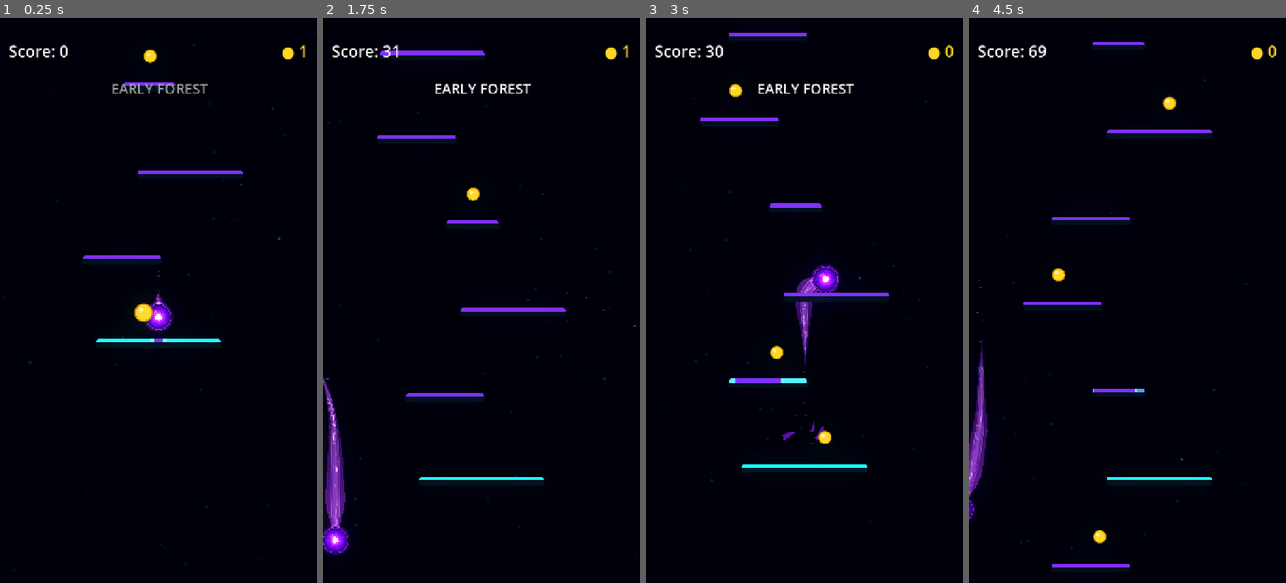
Above: before the commit, frames 1-4 (left to right).
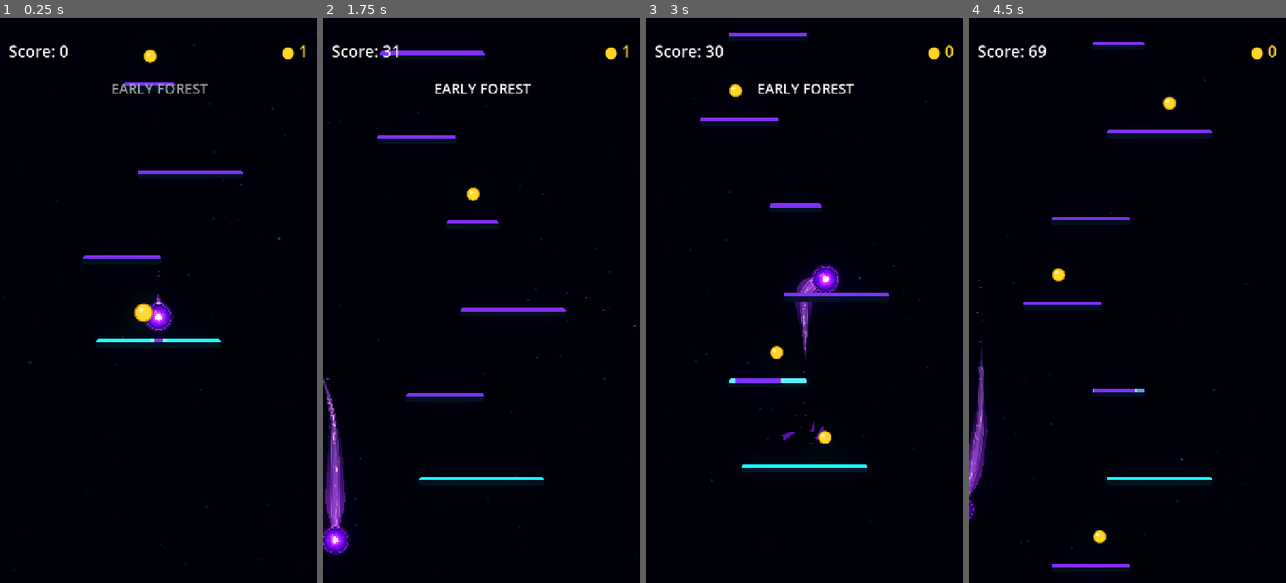
Above: after the commit, the same moments.

Repository: Kryodo/TowerJump
Game: Godot game, scene res://scenes/main.tscn
The game is run twice, just before and just after one commit, with the same random seed, the same clock (stepped at 60 frames per second) and the same inputs.
Inputs (mouse positions are in pixels of both pictures, inside the frame that each line leads up to):
- Up to frame 1 (0.25 s): no input
- Up to frame 2 (1.75 s): move the mouse to (551, 272) at 0.52 s; hold Right (ui_right) 0.53-1.25 s; click (551, 272) at 0.67 s; drag from (418, 328) to (471, 193) at 1.27 s
- Up to frame 3 (3 s): click "Nochmal spielen" at 2 s; move the mouse to (836, 176) at 2.77 s; hold Right (ui_right) from 2.78 s (still down)
- Up to frame 4 (4.5 s): release Right (ui_right) at 3.5 s; drag from (1111, 413) to (1057, 215) at 3.52 s; move the mouse to (1222, 385) at 4.27 s; hold Left (ui_left) from 4.28 s (still down)

The runs differ from the first frame. In frame 1, less than 0.1% of the frame differs, in the area x 47-53%, y 48-51%; in frame 2, 0.2%; in frame 3, 0.1%; in frame 4, 0.3%, in the area x 0-6%, y 56-75%.

Commit message:
Build translucent comet body from stable triangles

Diff:
--- a/scenes/ball.tscn
+++ b/scenes/ball.tscn
@@ -186,7 +186,7 @@
 script = ExtResource("2_4dx81")
 visual_palette = 1
 
-[node name="UnifiedCometShape" type="Polygon2D" parent="TrailVisual" unique_id=1770062203]
+[node name="UnifiedCometShape" type="MeshInstance2D" parent="TrailVisual" unique_id=1770062203]
 material = SubResource("ShaderMaterial_unified_comet")
 z_index = -1
 
--- a/scripts/ball_trail.gd
+++ b/scripts/ball_trail.gd
@@ -26,7 +26,7 @@
 
 @onready var _energy_line: Line2D = $EnergyLine
 @onready var _trail_aura: Line2D = $TrailAura
-@onready var _unified_shape: Polygon2D = get_node_or_null("UnifiedCometShape") as Polygon2D
+@onready var _unified_shape: MeshInstance2D = get_node_or_null("UnifiedCometShape") as MeshInstance2D
 @onready var _unified_contour: Line2D = get_node_or_null("UnifiedCometContour") as Line2D
 @onready var _ball_visual: Sprite2D = get_parent().get_node("Visual") as Sprite2D
 @onready var _rim_aura: Sprite2D = get_parent().get_node_or_null("RimAura") as Sprite2D
@@ -64,6 +64,8 @@
 	z_index = -1
 	_previous_ball_position = global_position
 	_ball_surface_radius = _measure_ball_surface_radius()
+	if _unified_shape != null:
+		_unified_shape.mesh = ArrayMesh.new()
 
 	for node_name in [
 		"TrailParticles",
@@ -303,9 +305,7 @@
 		_latest_trail_total_distance = 0.0
 		_energy_line.clear_points()
 		_trail_aura.clear_points()
-		if _unified_shape != null:
-			_unified_shape.polygon = PackedVector2Array()
-			_unified_shape.uv = PackedVector2Array()
+		_clear_unified_comet_mesh()
 		if _unified_contour != null:
 			_unified_contour.clear_points()
 		return
@@ -367,9 +367,9 @@
 	if _unified_shape == null or _points.size() < 2:
 		return
 
-	# Use the same animated trail history, but keep the true ball-centre sample
-	# so the shared silhouette continues underneath the orb rather than starting
-	# at a separately offset trail point.
+	# Keep the live ribbon geometry, but build it as explicit triangles rather
+	# than asking Polygon2D to re-triangulate a moving, potentially self-crossing
+	# concave polygon every frame.
 	var path: Array[Vector2] = []
 	for i in range(_points.size()):
 		path.append(_get_animated_trail_point(i, false))
@@ -381,8 +381,7 @@
 		cumulative_distances.append(total_distance)
 
 	if total_distance < 0.01:
-		_unified_shape.polygon = PackedVector2Array()
-		_unified_shape.uv = PackedVector2Array()
+		_clear_unified_comet_mesh()
 		if _unified_contour != null:
 			_unified_contour.clear_points()
 		return
@@ -412,9 +411,6 @@
 		var width_factor: float = 1.0
 		if _trail_aura.width_curve != null:
 			width_factor = _trail_aura.width_curve.sample_baked(progress)
-		# Keep the real trail width at the root. The contour will be clipped to
-		# the ball's rim at the exact edge intersections below, not widened to
-		# the ball radius at its left and right sides.
 		var line_half_width: float = _trail_aura.width * width_factor * 0.5
 		half_widths.append(line_half_width)
 
@@ -431,13 +427,15 @@
 	_latest_trail_half_widths = half_widths.duplicate()
 	_latest_trail_total_distance = total_distance
 
-	var polygon_points := PackedVector2Array()
-	var polygon_uvs := PackedVector2Array()
+	var mesh_vertices: Array[Vector2] = []
+	var mesh_uvs: Array[Vector2] = []
 	var root_direction: Vector2 = tangents[0]
 	var root_normal: Vector2 = normals[0]
-
-	# The living comet body always remains one uninterrupted ribbon. Landing
-	# fragments are built separately from narrow strips of the outer aura only.
+	var head_arc_points: Array[Vector2] = []
+	var head_arc_uvs: Array[Vector2] = []
+
+	# Triangulate the half-disc explicitly. Its curved boundary stays tucked
+	# beneath the orb, and its open diameter feeds into the trail strip below.
 	for arc_index in range(UNIFIED_HEAD_ARC_SEGMENTS + 1):
 		var arc_t: float = float(arc_index) / float(UNIFIED_HEAD_ARC_SEGMENTS)
 		var angle: float = PI * 0.5 + PI * arc_t
@@ -446,29 +444,61 @@
 			+ root_direction * _ball_surface_radius * cos(angle)
 			+ root_normal * _ball_surface_radius * sin(angle)
 		)
-		polygon_points.append(_unified_shape.to_local(world_point))
-		polygon_uvs.append(Vector2(0.0, arc_t))
-
-	for i in range(1, path.size() - 1):
-		var right_point: Vector2 = path[i] - normals[i] * half_widths[i]
-		polygon_points.append(_unified_shape.to_local(right_point))
-		polygon_uvs.append(Vector2(cumulative_distances[i] / total_distance, 1.0))
-
-	polygon_points.append(_unified_shape.to_local(path[path.size() - 1]))
-	polygon_uvs.append(Vector2(1.0, 0.5))
-
-	for i in range(path.size() - 2, 0, -1):
-		var left_point: Vector2 = path[i] + normals[i] * half_widths[i]
-		polygon_points.append(_unified_shape.to_local(left_point))
-		polygon_uvs.append(Vector2(cumulative_distances[i] / total_distance, 0.0))
-
-
-	_unified_shape.polygon = polygon_points
-	_unified_shape.uv = polygon_uvs
-
-	# Draw only the part of each flank that is outside the orb. Both ends begin
-	# at true circle intersections on the bright rim ridge, not at the ball's
-	# left/right equator and not under the ball sprite.
+		head_arc_points.append(world_point)
+		head_arc_uvs.append(Vector2(0.0, arc_t))
+
+	var center_uv := Vector2(0.0, 0.5)
+	for arc_index in range(UNIFIED_HEAD_ARC_SEGMENTS):
+		_append_comet_mesh_triangle(
+			mesh_vertices, mesh_uvs,
+			path[0], head_arc_points[arc_index], head_arc_points[arc_index + 1],
+			center_uv, head_arc_uvs[arc_index], head_arc_uvs[arc_index + 1]
+		)
+
+	# Build each ribbon section from two triangles. Unlike one concave polygon,
+	# every primitive has a fixed topology, so moving vertices cannot alter
+	# Polygon2D's triangulation across frames.
+	var previous_left: Vector2 = head_arc_points[0]
+	var previous_right: Vector2 = head_arc_points[head_arc_points.size() - 1]
+	var previous_progress: float = 0.0
+	for i in range(1, path.size()):
+		var progress: float = cumulative_distances[i] / total_distance
+		var current_left: Vector2 = path[i] + normals[i] * half_widths[i]
+		var current_right: Vector2 = path[i] - normals[i] * half_widths[i]
+		var previous_left_uv := Vector2(previous_progress, 0.0)
+		var previous_right_uv := Vector2(previous_progress, 1.0)
+		var current_left_uv := Vector2(progress, 0.0)
+		var current_right_uv := Vector2(progress, 1.0)
+
+		_append_comet_mesh_triangle(
+			mesh_vertices, mesh_uvs,
+			previous_left, previous_right, current_right,
+			previous_left_uv, previous_right_uv, current_right_uv
+		)
+		_append_comet_mesh_triangle(
+			mesh_vertices, mesh_uvs,
+			previous_left, current_right, current_left,
+			previous_left_uv, current_right_uv, current_left_uv
+		)
+
+		previous_left = current_left
+		previous_right = current_right
+		previous_progress = progress
+
+	var surface_arrays: Array = []
+	surface_arrays.resize(Mesh.ARRAY_MAX)
+	surface_arrays[Mesh.ARRAY_VERTEX] = PackedVector2Array(mesh_vertices)
+	surface_arrays[Mesh.ARRAY_TEX_UV] = PackedVector2Array(mesh_uvs)
+
+	var unified_mesh := _unified_shape.mesh as ArrayMesh
+	if unified_mesh == null:
+		unified_mesh = ArrayMesh.new()
+		_unified_shape.mesh = unified_mesh
+	unified_mesh.clear_surfaces()
+	if mesh_vertices.size() >= 3:
+		unified_mesh.add_surface_from_arrays(Mesh.PRIMITIVE_TRIANGLES, surface_arrays)
+
+	# Keep the existing trail contour and its precise orb intersections intact.
 	if _unified_contour != null:
 		var contour_radius: float = _ball_surface_radius * ORB_RIM_CENTER_RADIUS_RATIO
 		var exposed_upper: Array[Vector2] = _get_exposed_flank_points(
@@ -481,17 +511,40 @@
 		if exposed_upper.size() >= 2 and exposed_lower.size() >= 2:
 			for point in exposed_upper:
 				contour_points.append(_unified_shape.to_local(point))
-			# The upper flank already contributes the tail tip; return along the
-			# lower flank without duplicating that shared tip vertex.
 			for point_index in range(exposed_lower.size() - 2, -1, -1):
 				contour_points.append(
 					_unified_shape.to_local(exposed_lower[point_index])
 				)
 		_unified_contour.points = contour_points
 
-	# The trail geometry and candidate ranges have now been rebuilt for this
-	# frame. Release at most one queued fragment from those fresh surviving ranges.
+	# Landing fragment effects still use the freshly rebuilt trail cross-sections.
 	_process_shed_burst(delta)
+
+
+func _append_comet_mesh_triangle(
+	vertices: Array[Vector2],
+	uvs: Array[Vector2],
+	point_a: Vector2,
+	point_b: Vector2,
+	point_c: Vector2,
+	uv_a: Vector2,
+	uv_b: Vector2,
+	uv_c: Vector2
+) -> void:
+	vertices.append(_unified_shape.to_local(point_a))
+	vertices.append(_unified_shape.to_local(point_b))
+	vertices.append(_unified_shape.to_local(point_c))
+	uvs.append(uv_a)
+	uvs.append(uv_b)
+	uvs.append(uv_c)
+
+
+func _clear_unified_comet_mesh() -> void:
+	if _unified_shape == null:
+		return
+	var unified_mesh := _unified_shape.mesh as ArrayMesh
+	if unified_mesh != null:
+		unified_mesh.clear_surfaces()
 
 
 func _connect_landing_feedback() -> void:
